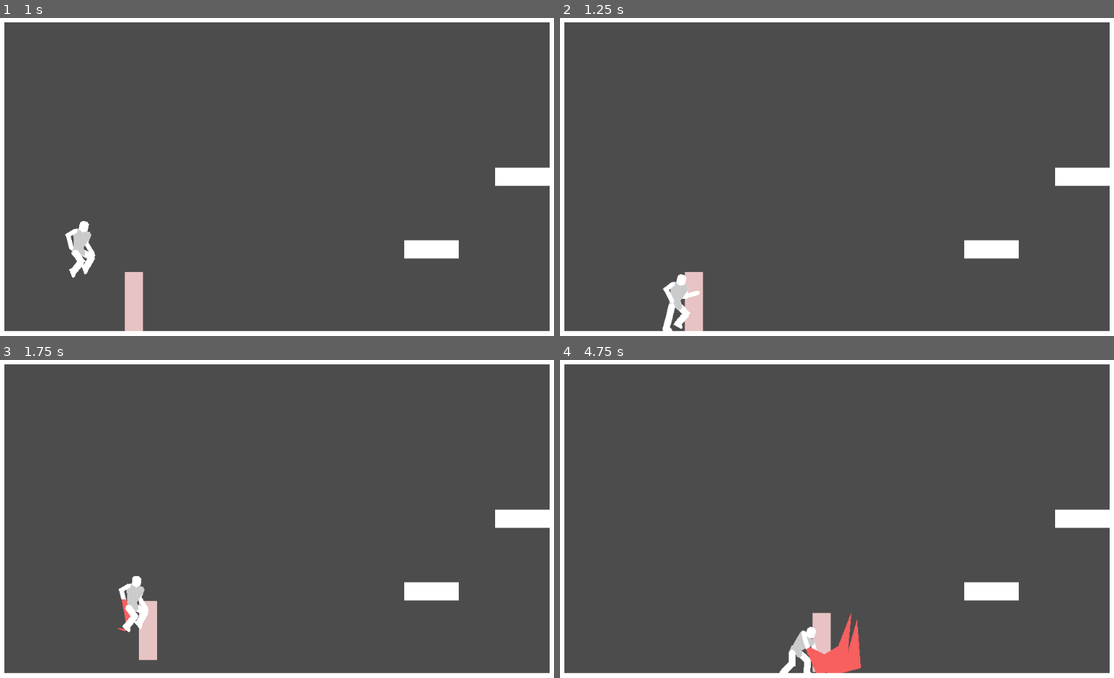
Above: before the commit, frames 1-4 (two rows, left to right).
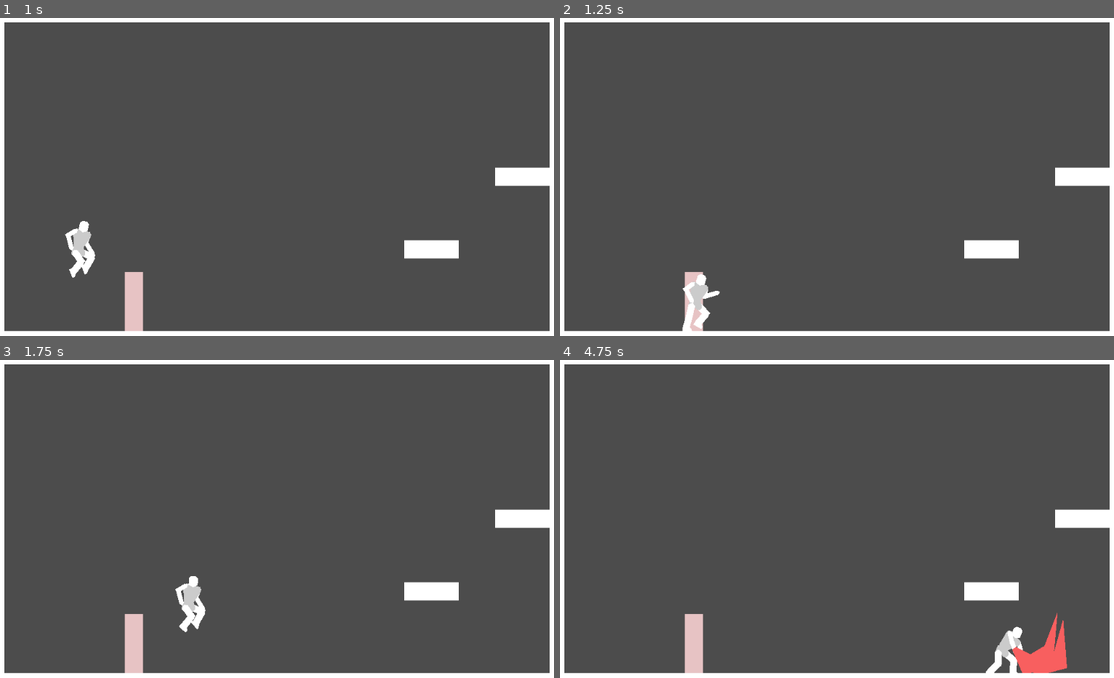
Above: after the commit, the same moments.

Repository: DarknessCatt/Lost-Soul
Game: Godot game, scene res://Maps/Debug_Map/Debug_Map.tscn
Same seed, same stepped clock (60 frames per second), same inputs: the game is played once before the commit and once after it. The project has no main scene, so this scene is started directly.
Inputs:
- Up to frame 1 (1 s): hold Right (hero_right) from 0.53 s (still down); hold C (hero_attack) from 0.53 s (still down); tap Z (hero_jump) at 0.77 s
- Up to frame 2 (1.25 s): keep holding Right (hero_right); keep holding C (hero_attack)
- Up to frame 3 (1.75 s): keep holding Right (hero_right); release C (hero_attack) at 1.28 s; tap C (hero_attack) at 1.35 s; tap Z (hero_jump) at 1.52 s
- Up to frame 4 (4.75 s): release Right (hero_right) at 2.03 s; hold Left (hero_left) 2.03-2.78 s; hold C (hero_attack) 2.03-2.78 s; hold Right (hero_right) 2.78-4.28 s; tap C (hero_attack) at 2.85, 4.35 s; tap Z (hero_jump) at 3.02, 3.77, 4.52 s; hold C (hero_attack) 3.53-4.28 s; hold Left (hero_left) from 4.28 s (still down)

Frame 1 is identical in both runs. In frame 2, 1.0% of the frame differs, in the area x 18-29%, y 80-99%; in frame 3, 2.0%; in frame 4, 3.7%, in the area x 22-92%, y 79-99%.

Commit message:
Small Fixes

Diff:
--- a/Lost_Soul/Entities/Hero/Hero.tscn
+++ b/Lost_Soul/Entities/Hero/Hero.tscn
@@ -896,6 +896,42 @@
 "update": 0,
 "values": [ -30.0, 59.9999, 0.0 ]
 }
+tracks/11/type = "value"
+tracks/11/path = NodePath("Body/Hip/Torso/Left_Arm/Left_Hand/Left_Weapon:polygon")
+tracks/11/interp = 1
+tracks/11/loop_wrap = true
+tracks/11/imported = false
+tracks/11/enabled = true
+tracks/11/keys = {
+"times": PoolRealArray( 0 ),
+"transitions": PoolRealArray( 1 ),
+"update": 1,
+"values": [ PoolVector2Array(  ) ]
+}
+tracks/12/type = "value"
+tracks/12/path = NodePath("Body/Hip/Torso/Right_Arm/Right_Hand/Right_Weapon:polygon")
+tracks/12/interp = 1
+tracks/12/loop_wrap = true
+tracks/12/imported = false
+tracks/12/enabled = true
+tracks/12/keys = {
+"times": PoolRealArray( 0 ),
+"transitions": PoolRealArray( 1 ),
+"update": 1,
+"values": [ PoolVector2Array(  ) ]
+}
+tracks/13/type = "value"
+tracks/13/path = NodePath("Body/Hip/Right_Leg/Right_Shin/Right_Foot/Right_Foot_Weapon:polygon")
+tracks/13/interp = 1
+tracks/13/loop_wrap = true
+tracks/13/imported = false
+tracks/13/enabled = true
+tracks/13/keys = {
+"times": PoolRealArray( 0 ),
+"transitions": PoolRealArray( 1 ),
+"update": 1,
+"values": [ PoolVector2Array(  ) ]
+}
 
 [sub_resource type="Animation" id=6]
 length = 0.01
@@ -1763,7 +1799,7 @@
 tracks/16/imported = false
 tracks/16/enabled = true
 tracks/16/keys = {
-"times": PoolRealArray( 0, 0.07, 0.08, 0.14, 0.15, 0.19, 0.21, 0.22, 0.23, 0.28, 0.32, 0.34, 0.35, 0.37, 0.38 ),
+"times": PoolRealArray( 0, 0.07, 0.08, 0.14, 0.15, 0.18, 0.2, 0.21, 0.22, 0.27, 0.32, 0.34, 0.35, 0.37, 0.38 ),
 "transitions": PoolRealArray( 1, 1, 1, 1, 1, 1, 1, 1, 1, 1, 1, 1, 1, 1, 1 ),
 "update": 0,
 "values": [ PoolVector2Array(  ), PoolVector2Array(  ), PoolVector2Array( -5.4813, 6.23022, 9.86319, 6.23022, 9.68267,  …(2653 unchanged characters)…
@@ -1976,7 +2012,7 @@
 extents = Vector2( 20, 45.1426 )
 
 [node name="Hero" type="KinematicBody2D"]
-collision_mask = 18
+collision_mask = 16
 script = ExtResource( 1 )
 
 [node name="Animations" type="AnimationPlayer" parent="."]
@@ -2149,7 +2185,6 @@
 
 [node name="Right_Arm" type="Polygon2D" parent="Body"]
 position = Vector2( 12, -28 )
-rotation = -0.523599
 offset = Vector2( 30.2005, 27.966 )
 polygon = PoolVector2Array( -30.2005, -31.966, -26.2005, -27.966, -26.2005, -7.96604, -34.2005, -7.96604, -34.2005, -27.966 )
 __meta__ = {
@@ -2157,8 +2192,7 @@
 }
 
 [node name="Right_Hand" type="Polygon2D" parent="Body"]
-position = Vector2( 20, -14.1436 )
-rotation = -2.61799
+position = Vector2( 12, -12 )
 offset = Vector2( 31.8105, 42.7501 )
 polygon = PoolVector2Array( -31.8105, -46.7501, -27.8105, -42.7501, -27.8105, -18.7501, -31.8105, -14.7501, -35.8105, -18.7501, -35.8105, -42.7501 )
 __meta__ = {
@@ -2167,7 +2201,6 @@
 
 [node name="Right_Leg" type="Polygon2D" parent="Body"]
 position = Vector2( 6, 8 )
-rotation = -0.0872665
 offset = Vector2( 28.2005, 31.966 )
 polygon = PoolVector2Array( -30.2005, -35.966, -26.2005, -35.966, -22.2005, -31.966, -22.2005, -7.96604, -34.2005, -7.96604, -34.2005, -31.966 )
 __meta__ = {
@@ -2175,7 +2208,7 @@
 }
 
 [node name="Right_Shin" type="Polygon2D" parent="Body"]
-position = Vector2( 7.74311, 27.9239 )
+position = Vector2( 6, 28 )
 offset = Vector2( 29.8696, 42.7614 )
 polygon = PoolVector2Array( -31.8696, -46.7614, -27.8696, -46.7614, -23.8696, -42.7614, -23.8696, -22.7614, -27.8696, -18.7614, -31.8696, -18.7614, -35.8696, -22.7614, -35.8696, -42.7614 )
 __meta__ = {
@@ -2183,7 +2216,7 @@
 }
 
 [node name="Right_Foot" type="Polygon2D" parent="Body"]
-position = Vector2( 7.74311, 49.9239 )
+position = Vector2( 6, 50 )
 offset = Vector2( 29.9114, 20.7618 )
 polygon = PoolVector2Array( -23.9114, -22.7618, -19.9114, -18.7618, -19.9114, -14.7618, -35.9114, -14.7618, -35.9114, -22.7618, -31.9114, -26.7618, -27.9114, -26.7618 )
 __meta__ = {
@@ -2219,7 +2252,6 @@
 
 [node name="Left_Arm" type="Polygon2D" parent="Body/Hip/Torso"]
 position = Vector2( -12, -28 )
-rotation = -0.261799
 offset = Vector2( 30.2005, 27.966 )
 polygon = PoolVector2Array( -30.2005, -31.966, -26.2005, -27.966, -26.2005, -7.96604, -34.2005, -7.96604, -34.193, -27.5603 )
 __meta__ = {
@@ -2228,7 +2260,7 @@
 
 [node name="Left_Hand" type="Polygon2D" parent="Body/Hip/Torso/Left_Arm"]
 position = Vector2( -2.35438e-06, 16 )
-rotation = -2.0944
+rotation = 0.012625
 offset = Vector2( 31.8105, 42.7501 )
 polygon = PoolVector2Array( -31.794, -46.6744, -27.7438, -42.7252, -27.4408, -18.7271, -31.39, -14.6769, -35.4402, -18.6261, -35.7432, -42.6242 )
 __meta__ = {
@@ -2246,7 +2278,6 @@
 
 [node name="Right_Arm" type="RemoteTransform2D" parent="Body/Hip/Torso"]
 position = Vector2( 12, -28 )
-rotation = -0.523599
 remote_path = NodePath("../../../Right_Arm")
 __meta__ = {
 "_edit_ik_": true
@@ -2254,7 +2285,6 @@
 
 [node name="Right_Hand" type="RemoteTransform2D" parent="Body/Hip/Torso/Right_Arm"]
 position = Vector2( 0, 16 )
-rotation = -2.0944
 remote_path = NodePath("../../../../Right_Hand")
 __meta__ = {
 "_edit_bone_": true
@@ -2272,7 +2302,6 @@
 
 [node name="Left_Leg" type="Polygon2D" parent="Body/Hip"]
 position = Vector2( -6, 8 )
-rotation = 0.0872665
 offset = Vector2( 28.2005, 31.966 )
 polygon = PoolVector2Array( -30.2005, -35.966, -26.2005, -35.966, -22.2005, -31.966, -22.2005, -7.96604, -34.2005, -7.96604, -34.2005, -31.966 )
 __meta__ = {
@@ -2290,7 +2319,6 @@
 
 [node name="Left_Foot" type="Polygon2D" parent="Body/Hip/Left_Leg/Left_Shin"]
 position = Vector2( -0.0418882, 21.9996 )
-rotation = -0.0872665
 offset = Vector2( 29.9114, 20.7618 )
 polygon = PoolVector2Array( -23.5587, -22.8527, -19.5085, -18.9035, -19.458, -14.9038, -35.4567, -14.7018, -35.5577, -22.7012, -31.6085, -26.7513, -27.6089, -26.8018 )
 __meta__ = {
@@ -2305,7 +2333,6 @@
 
 [node name="Right_Leg" type="RemoteTransform2D" parent="Body/Hip"]
 position = Vector2( 6, 8 )
-rotation = -0.0872665
 remote_path = NodePath("../../Right_Leg")
 __meta__ = {
 "_edit_ik_": true
@@ -2313,7 +2340,6 @@
 
 [node name="Right_Shin" type="RemoteTransform2D" parent="Body/Hip/Right_Leg"]
 position = Vector2( 0, 20 )
-rotation = 0.0872665
 remote_path = NodePath("../../../Right_Shin")
 __meta__ = {
 "_edit_bone_": true
